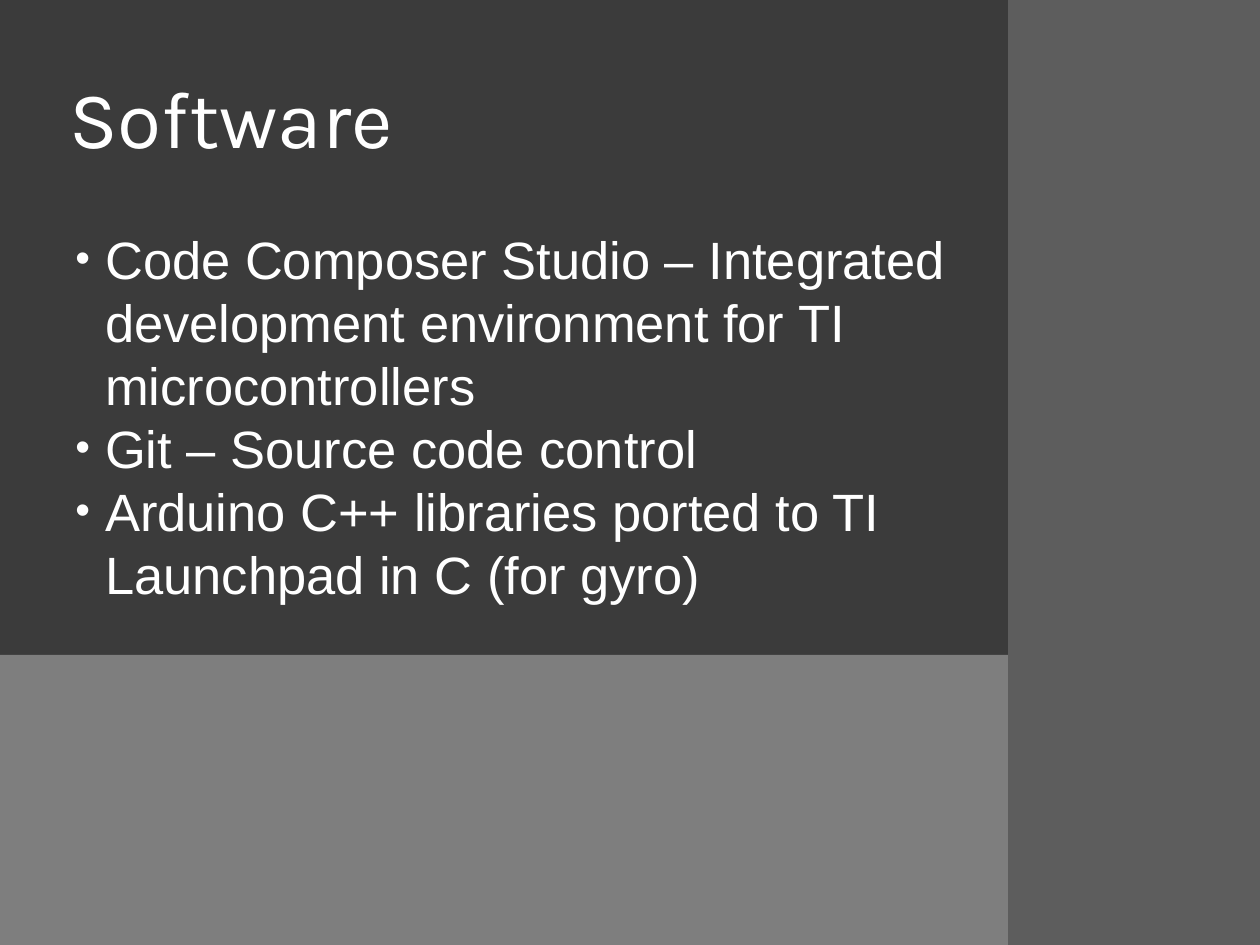
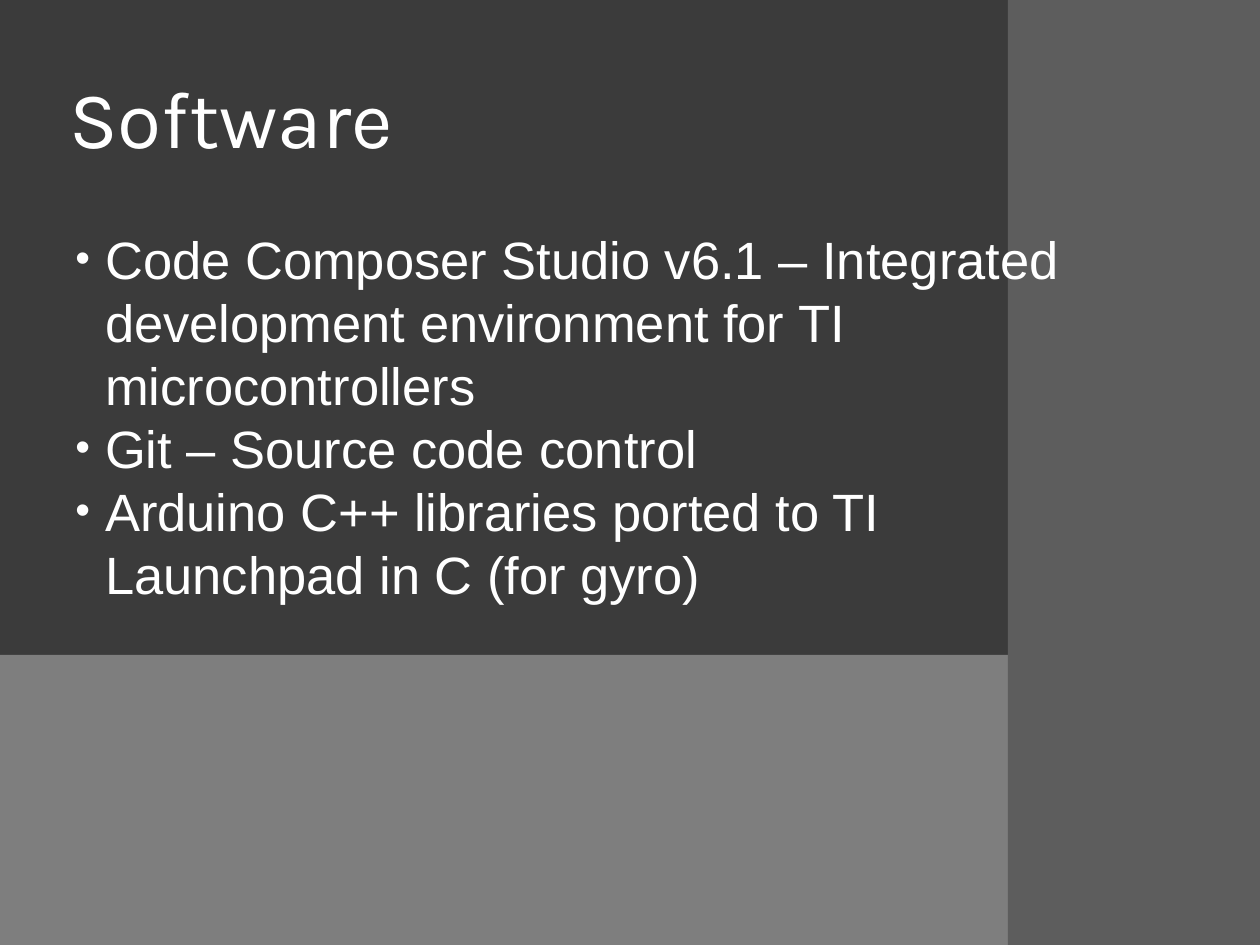
Before and after one commit to bkzshabbaz/EADAS, a slide deck: slide 8 of EADAS.pptx. Drawn at 1260x945 pixels with LibreOffice and Linux fonts; fonts in the diff are those of the drawing. Boxes give left, top, right and bottom in pixels: in the first picture for what was removed or moved away, otherwise in the second. Text is boxed around its words. In the diff, an @@ line names an element or a change of style, - is before the commit and + after.

```diff
--- a/EADAS.pptx
+++ b/EADAS.pptx
@@ text at [105, 241, 1058, 406]: text changed @@
-• Code Composer Studio – Integrated development environment for TI microcontrollers
+• Code Composer Studio v6.1 – Integrated development environment for TI microcontrollers
```
Also in this commit, not shown: 9 other slides changed, 2 slides added, 1 slide removed, 1 other file.
